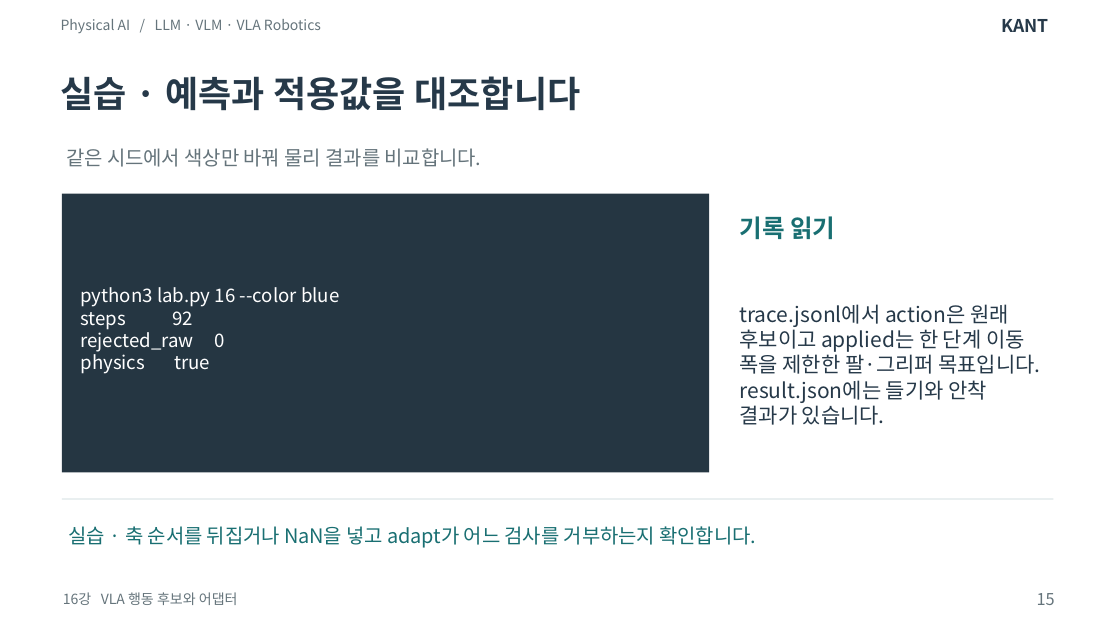
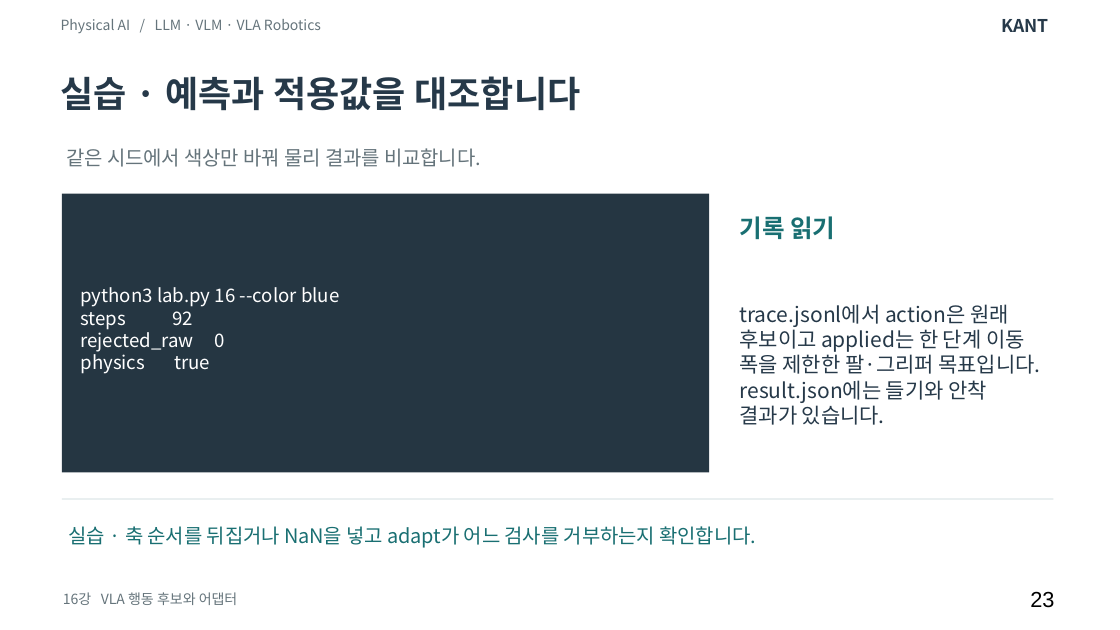
Before and after one commit to SpartaPA/waffle-mpx-lyrical, a slide deck: slide 23 of lessons/14-18/lessons-14-18.pptx (slide 15 before the commit). Drawn at 1120x630 pixels with LibreOffice and Linux fonts; fonts in the diff are those of the drawing. Boxes give left, top, right and bottom in pixels: in the first picture for what was removed or moved away, otherwise in the second. Text is boxed around its words. In the diff, an @@ line names an element or a change of style, - is before the commit and + after.

```diff
--- a/lessons/14-18/lessons-14-18.pptx
+++ b/lessons/14-18/lessons-14-18.pptx
@@ text at (x1=1030, y1=591, x2=1054, y2=608): text changed; size 10.5 to 14 pt; font Noto Sans CJK KR to Arial; text colour #65747B to #000000 @@
-15
+23
```
Also in this commit, not shown: 24 other slides changed, 29 slides added.
